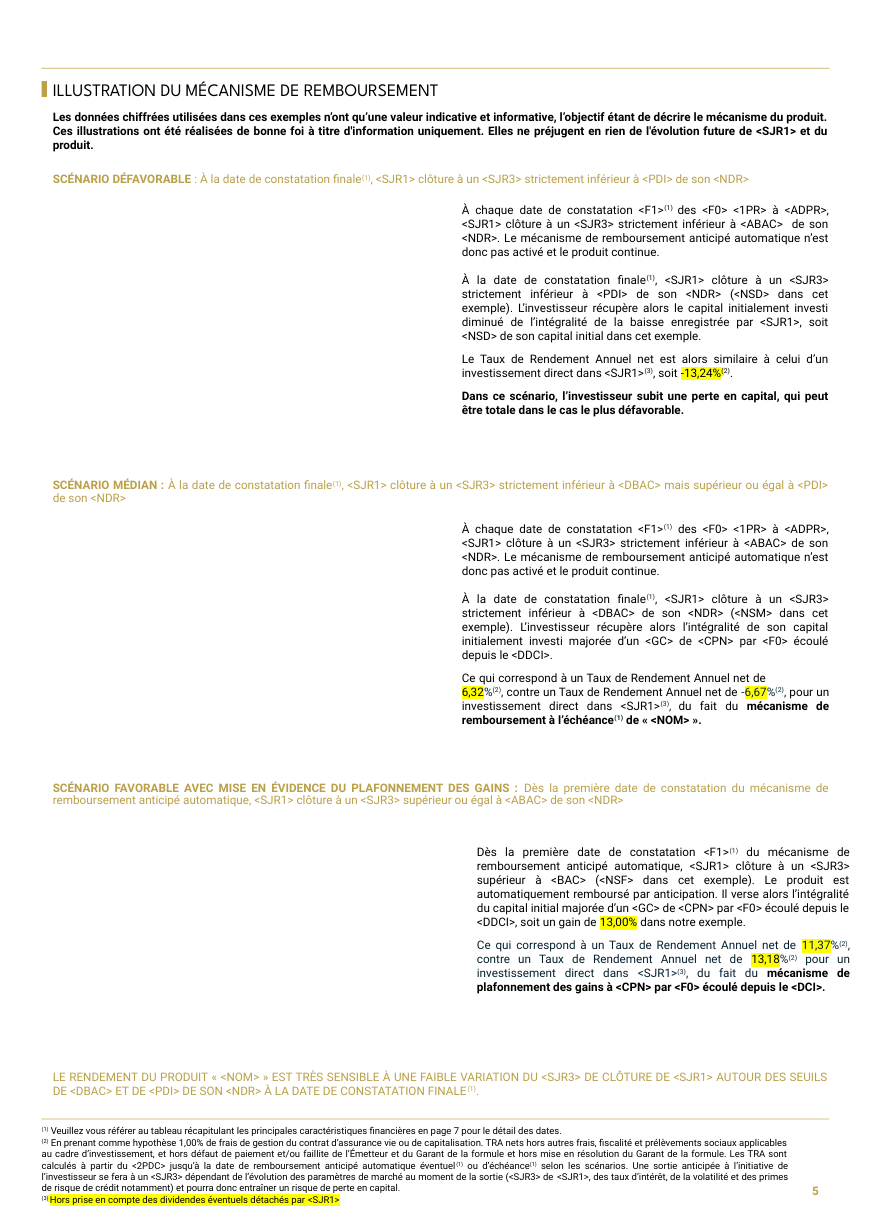
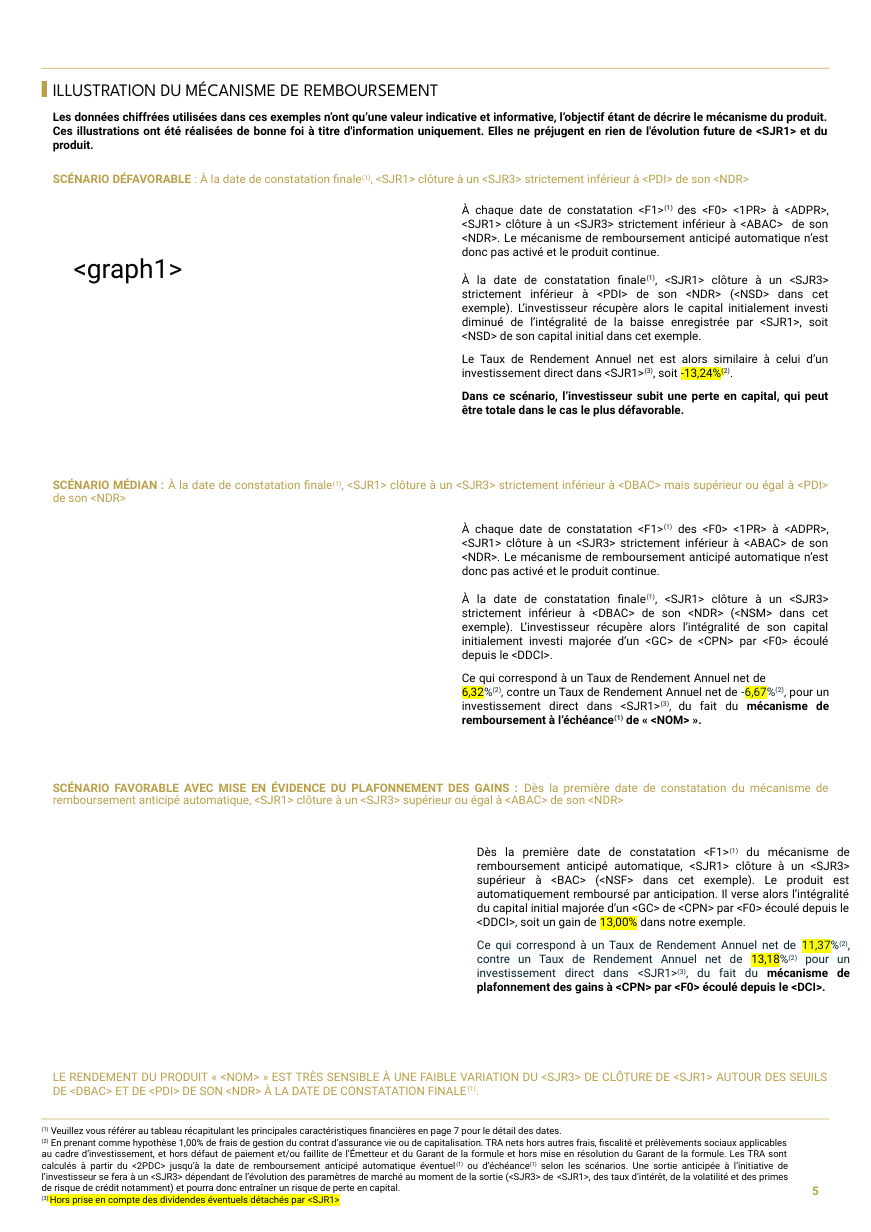
Before and after one commit to guillaumejacquin/equitim-project, a slide deck: slide 5 of Templates/test15.pptx. Drawn at 871x1232 pixels with LibreOffice and Linux fonts; fonts in the diff are those of the drawing; background and template pictures are left out. Boxes give left, top, right and bottom in pixels: in the first picture for what was removed or moved away, otherwise in the second. Text is boxed around its words. In the diff, an @@ line names an element or a change of style, - is before the commit and + after.

```diff
--- a/Templates/test15.pptx
+++ b/Templates/test15.pptx
@@ text added at bbox=[74, 258, 183, 284], 18 pt, text #000000 @@
+<graph1>
```
Also in this commit, not shown: 2 other slides changed, 28 other files.
